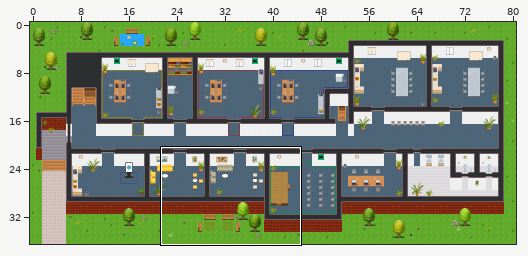
Level history. Tiled map (JSON): office.tmj. The first picture is a wide view before the edit; the outline marks the close-up.
Close-up. Before the commit:
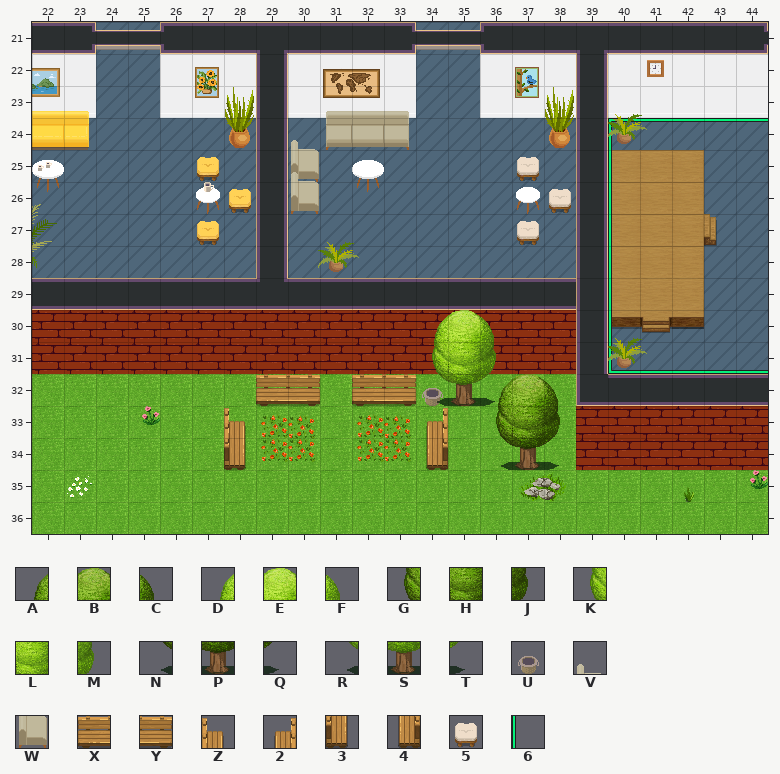
Cells are 32x32 px. Shown: x 22..44, y 21..36.
Key: from "WA_Exterior": A 75, B 76, C 77, D 78, E 79, F 80, G 100, H 101, J 102, K 103, L 104, M 105, N 125, P 126, Q 127, R 128, S 129, T 130; from "WA_Miscellaneous": U 62; from "WA_Seats": V 60, W 73, X 143, Y 144, Z 146, 2 147, 3 159, 4 160, 5 164; from "WA_User_Interface": 6 166 turned 90.
_ is an empty cell.
Layers that did not change in this view are not listed.
Layer "furniture/furniture2" before, first column x 28:
21 _________________
22 _________________
23 _________________
24 _________________
25 __V______5__6____
26 __W_______5_6____
27 _________5__6____
28 ____________6____
29 ____________6____
30 ____________6____
31 _________________
32 _XY_XYUS_________
33 Z_____2__________
34 3_____4__________
35 _________________
36 _________________
Layer "above/above1" before, first column x 28:
22 ______________
23 ______________
24 ______________
25 ______________
26 ______________
27 ______________
28 ______________
29 ______________
30 ______DEF_____
31 ______KLM_____
32 ______R_T_____
33 ______________
34 ______________
35 ______________
36 ______________
Layer "above/above2" before, first column x 30:
24 ______________
25 ______________
26 ______________
27 ______________
28 ______________
29 ______________
30 ______________
31 ______________
32 ______ABC_____
33 ______GHJ_____
34 ______________
35 ______________
36 ______________
After:
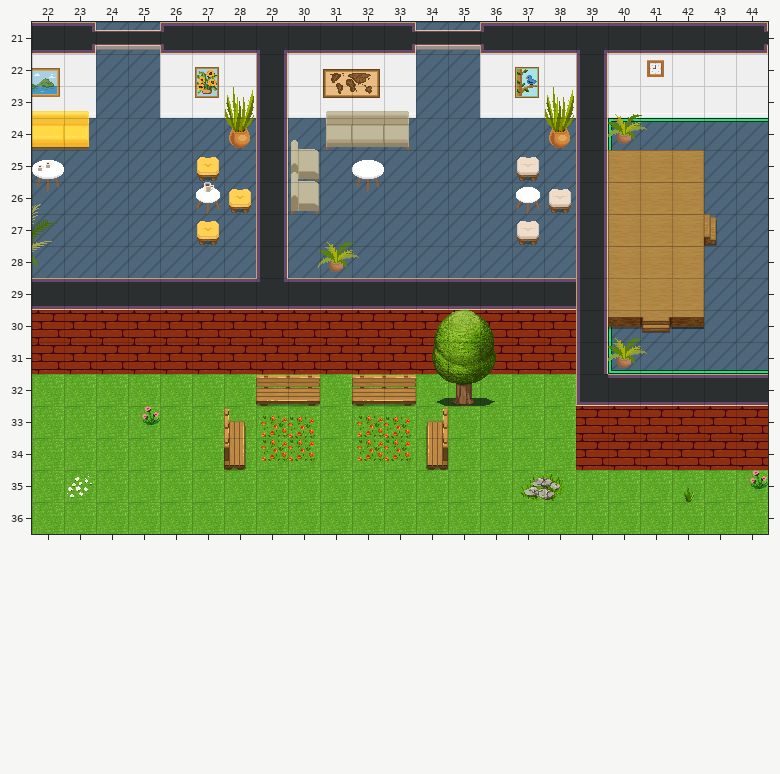
The exact change:
Changed rows in their new state; . is an unchanged cell.
Layer "furniture/furniture2":
first column x 34:
25 ......_
26 ......_
27 ......_
28 ......_
29 ......_
30 ......_
32 __.....
Layer "furniture/furniture3":
first column x 36:
34 ___
Layer "Garten/garten1":
first column x 35:
32 P
Layer "above/above1":
first column x 34:
30 ABC
31 GHJ
32 N.Q
Layer "above/above2":
first column x 36:
32 ___
33 ___
Pixel boxes of the changes (left, top, right, bottom) in both close-ups:
removed: (608, 150, 612, 329)
changed: (422, 310, 560, 470)
